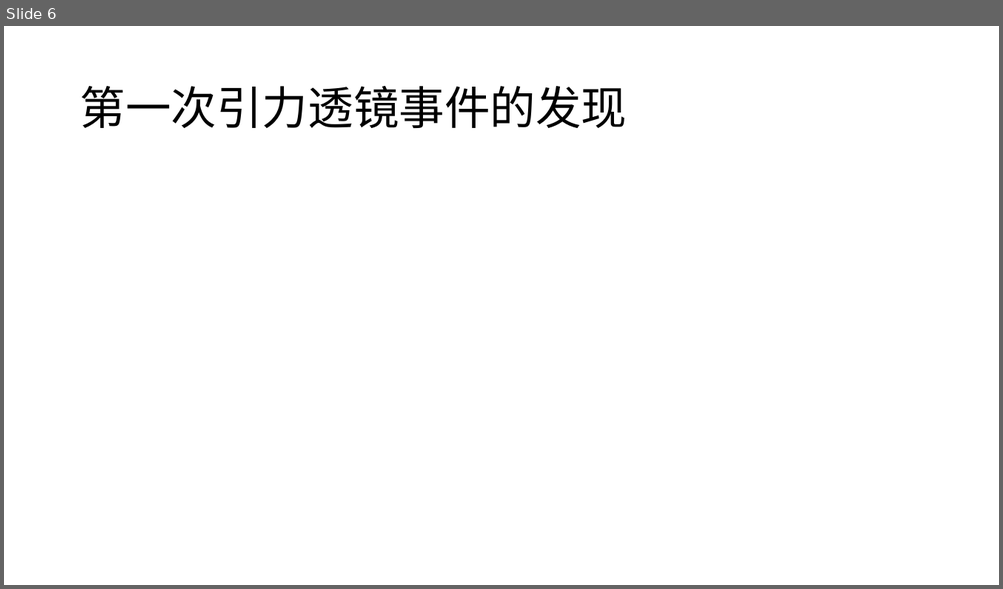
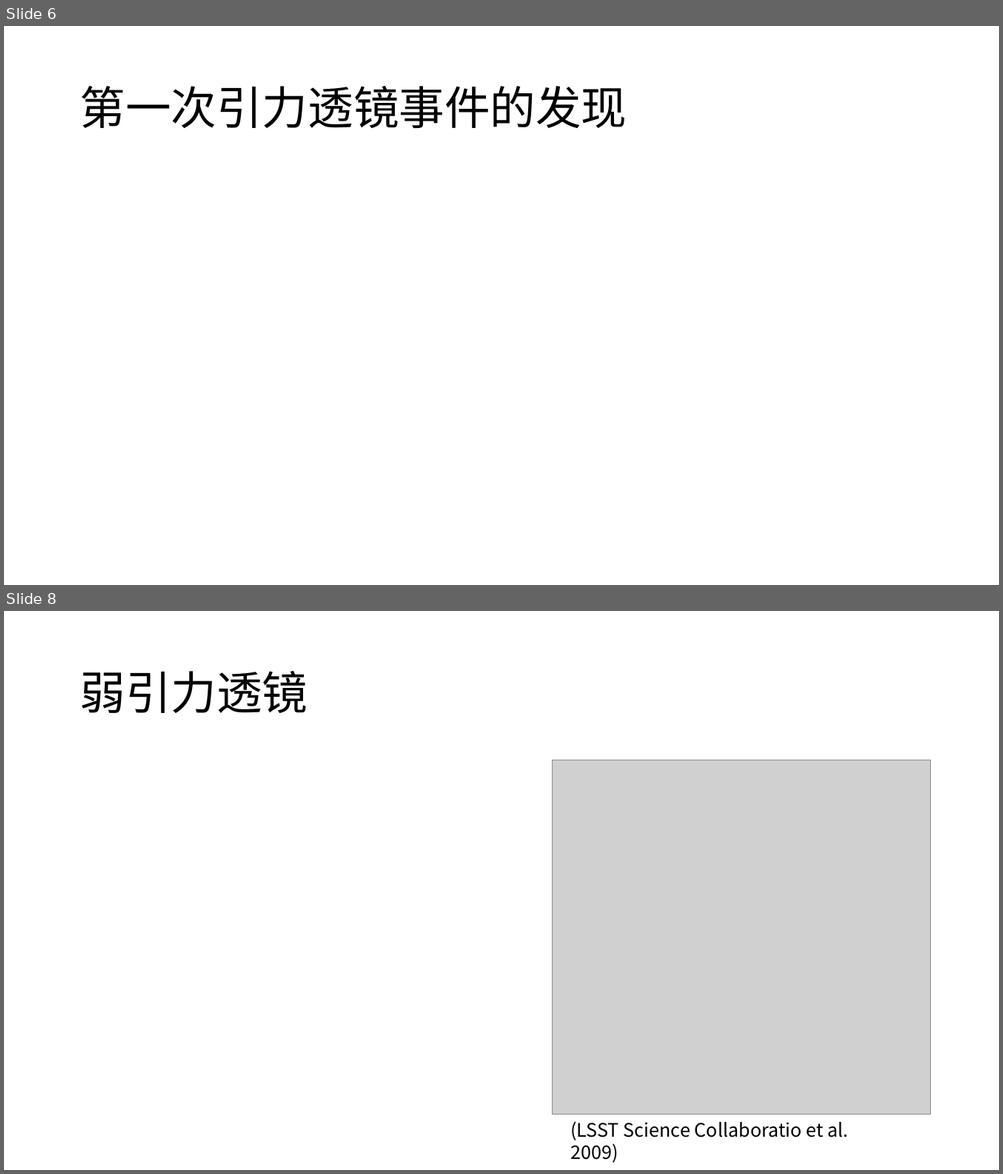
Before and after one commit to willlake/Gravitational-lens, a slide deck: Gravitational lens.pptx. Shown one above the other, each under a label of ours: slide 6 before the commit, slides 6 and 8 after it; the slides between them are not shown. The pictures are 1003x589 and 1003x1174 pixels, drawn with LibreOffice and Linux fonts; fonts in the diff are those of the drawing; grey boxes stand for pictures. Boxes give left, top, right and bottom in pixels: in the first picture for what was removed or moved away, otherwise in the second. Text is boxed around its words. In the diff, an @@ line names an element or a change of style, - is before the commit and + after.

```diff
--- a/Gravitational lens.pptx
+++ b/Gravitational lens.pptx
@@ slide 8 added at <box>4,611,999,1170</box>, background #FFFFFF @@
@@ title added at <box>79,671,307,713</box>, 44 pt, text #000000 @@
+弱引力透镜
@@ picture added at <box>552,760,930,1116</box> @@
@@ text added at <box>570,1122,848,1163</box>, 18 pt, text #000000 @@
+(LSST Science Collaboratio et al. 2009)
```
Also in this commit, not shown: 1 slide changed, 5 other slides added, 1 slide removed, 3 other files.
